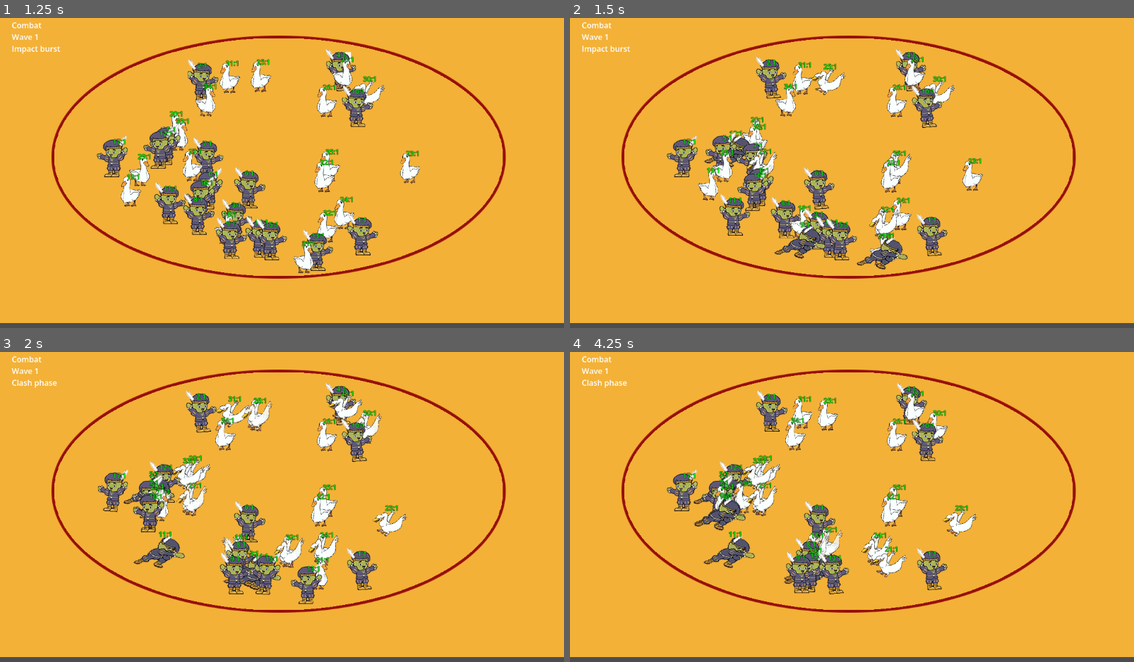
Above: before the commit, frames 1-4 (two rows, left to right).
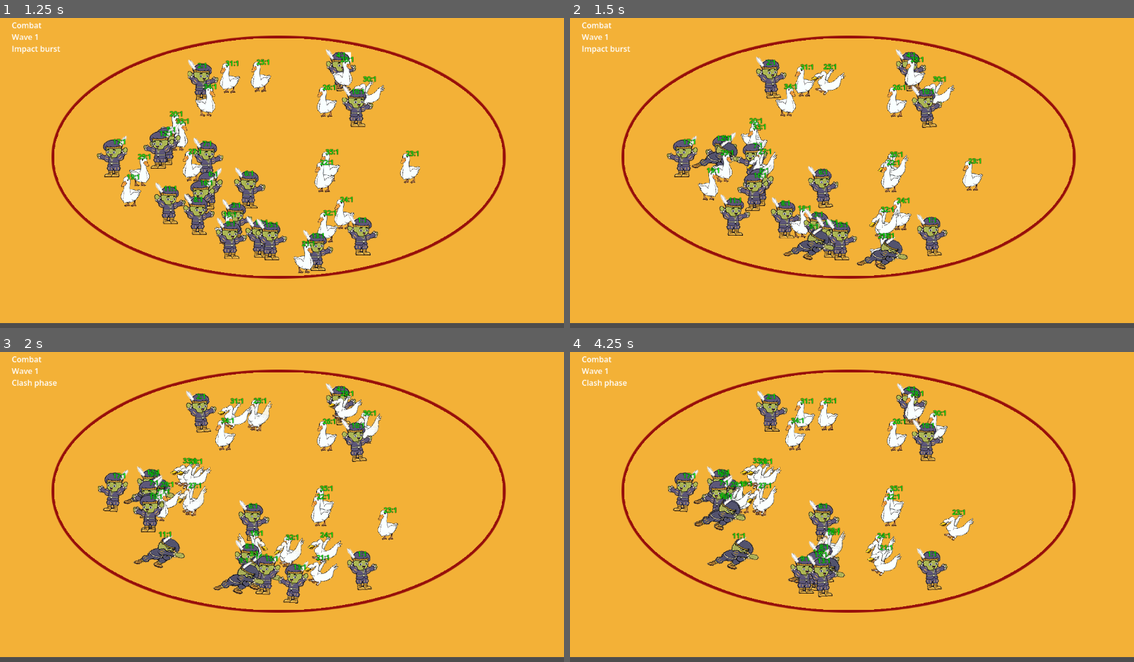
Above: after the commit, the same moments.

Repository: changingzhao-cpu/demo
Game: Godot game, scene res://scenes/main/main_scene.tscn
Two runs of this game, one before a commit and one after it. Both use one fixed random seed, a clock stepped at 60 frames per second and the inputs below.
Inputs (mouse positions are in pixels of both pictures, inside the frame that each line leads up to):
- Up to frame 1 (1.25 s): tap Enter at 0.5, 0.6 s; move the mouse to (406, 154) at 0.52 s; click (406, 154) at 0.67 s
- Up to frame 2 (1.5 s): drag from (739, 185) to (823, 231) at 1.27 s
- Up to frame 3 (2 s): no input
- Up to frame 4 (4.25 s): move the mouse to (908, 435) at 2.02 s; tap Enter at 2.1, 3.6 s; click (908, 435) at 2.17 s; drag from (823, 565) to (682, 457) at 2.77 s; move the mouse to (1021, 550) at 3.52 s; click (1021, 550) at 3.67 s

Frame 1 is identical in both runs. In frame 2, 2.0% of the frame differs, in the area x 21-61%, y 14-79%; in frame 3, 4.0%; in frame 4, 4.7%, in the area x 17-73%, y 14-80%.

Commit message:
fix: require center contact before attack lock
Co-Authored-By: Claude Opus 4.6 (1M context) <noreply@anthropic.com>

Diff:
--- a/scripts/battle/battle_simulation.gd
+++ b/scripts/battle/battle_simulation.gd
@@ -136,6 +136,7 @@
 		store,
 		entity_id,
 		target_id,
+		delta,
 		report,
 		origin,
 		target,
@@ -390,12 +391,25 @@
 	store,
 	entity_id: int,
 	target_id: int,
+	delta: float,
 	report: Dictionary,
 	origin: Vector2,
 	target: Vector2,
 	slot_index: int,
 	engagement_target: Vector2
 ) -> void:
+	var target_center := Vector2(store.position_x[target_id], store.position_y[target_id])
+	var center_contact_distance := _get_attack_trigger_distance(store, entity_id, target_id, true)
+	var center_distance := target_center.distance_to(Vector2(store.position_x[entity_id], store.position_y[entity_id]))
+	if center_distance > center_contact_distance:
+		_move_toward_position(store, entity_id, target_center, delta)
+		_apply_same_team_spacing(store, entity_id)
+		_grid.upsert(entity_id, Vector2(store.position_x[entity_id], store.position_y[entity_id]))
+		store.state[entity_id] = UNIT_STATE_ADVANCE
+		store.engagement_target[entity_id] = target_id
+		store.engagement_slot[entity_id] = slot_index
+		report["moved"] = int(report.get("moved", 0)) + 1
+		return
 	if slot_index >= 0:
 		target = engagement_target
 
--- a/tests/battle/test_battle_simulation_attacks.gd
+++ b/tests/battle/test_battle_simulation_attacks.gd
@@ -13,6 +13,7 @@
 	_test_attack_pair_does_not_drift_while_both_units_are_attacking(failures)
 	_test_multi_attacker_target_does_not_oscillate_contact_distance_on_attack_start(failures)
 	_test_multi_attacker_target_holds_slot_assignment_once_attack_locks(failures)
+	_test_attack_state_requires_center_contact_even_when_slot_anchor_is_reached(failures)
 	_test_locked_contact_release_clears_phase_specific_fields(failures)
 	return failures
 
@@ -195,11 +196,12 @@
 		simulation.tick_bucket(store, 0.1, 0, 1)
 		var target_position := Vector2(store.position_x[target], store.position_y[target])
 		for attacker in [attacker_left, attacker_right, attacker_top]:
+			var attacker_position := Vector2(store.position_x[attacker], store.position_y[attacker])
 			if store.target_id[attacker] != target:
 				continue
 			if store.state[attacker] != BattleSimulationScript.UNIT_STATE_ATTACK:
 				continue
-			distances.append(Vector2(store.position_x[attacker], store.position_y[attacker]).distance_to(target_position))
+			distances.append(attacker_position.distance_to(target_position))
 	var min_distance := INF
 	var max_distance := 0.0
 	for value in distances:
@@ -253,6 +255,35 @@
 				_assert_eq(slot, int(locked_slots[attacker]), "attacker should keep the same claimed slot after attack lock instead of rebinding mid-contact", failures)
 	_assert_true(locked_slots.size() >= 2, "multi-attacker slot-lock regression should observe at least two attackers entering locked attack", failures)
 
+func _test_attack_state_requires_center_contact_even_when_slot_anchor_is_reached(failures: Array[String]) -> void:
+	var store = EntityStore.new(2)
+	var grid = SpatialGrid.new(10.0)
+	var simulation = BattleSimulationScript.new(grid)
+	var attacker: int = store.allocate()
+	var target: int = store.allocate()
+	_prepare_attacker(store, attacker)
+	_prepare_target(store, target, 100.0)
+	store.attack_range_sq[attacker] = 0.25
+	store.attack_cd[attacker] = 0.0
+	store.attack_interval[attacker] = 0.5
+	store.attack_range_sq[target] = 0.25
+	store.attack_cd[target] = 0.0
+	store.attack_interval[target] = 0.5
+	store.move_speed[target] = 0.0
+	store.position_x[target] = -1.0
+	store.position_y[target] = 7.8
+	store.position_x[attacker] = -3.3
+	store.position_y[attacker] = 7.8
+	store.engagement_target[attacker] = target
+	store.engagement_slot[attacker] = 0
+	grid.upsert(attacker, Vector2(store.position_x[attacker], store.position_y[attacker]))
+	grid.upsert(target, Vector2(store.position_x[target], store.position_y[target]))
+	simulation.tick_bucket(store, 0.1, 0, 1)
+	var center_distance := Vector2(store.position_x[attacker], store.position_y[attacker]).distance_to(Vector2(store.position_x[target], store.position_y[target]))
+	_assert_true(center_distance < 0.4, "pre-contact approach should keep pushing attacker toward real center contact", failures)
+	_assert_eq(store.state[attacker], BattleSimulationScript.UNIT_STATE_ADVANCE, "attacker should remain in advance during the first approach tick before center-contact attack lock", failures)
+	_assert_eq(store.attack_cd[attacker], 0.0, "attacker should not start attack cooldown during the first pre-contact approach tick", failures)
+
 func _test_locked_contact_release_clears_phase_specific_fields(failures: Array[String]) -> void:
 	var store = EntityStore.new(2)
 	var grid = SpatialGrid.new(10.0)
